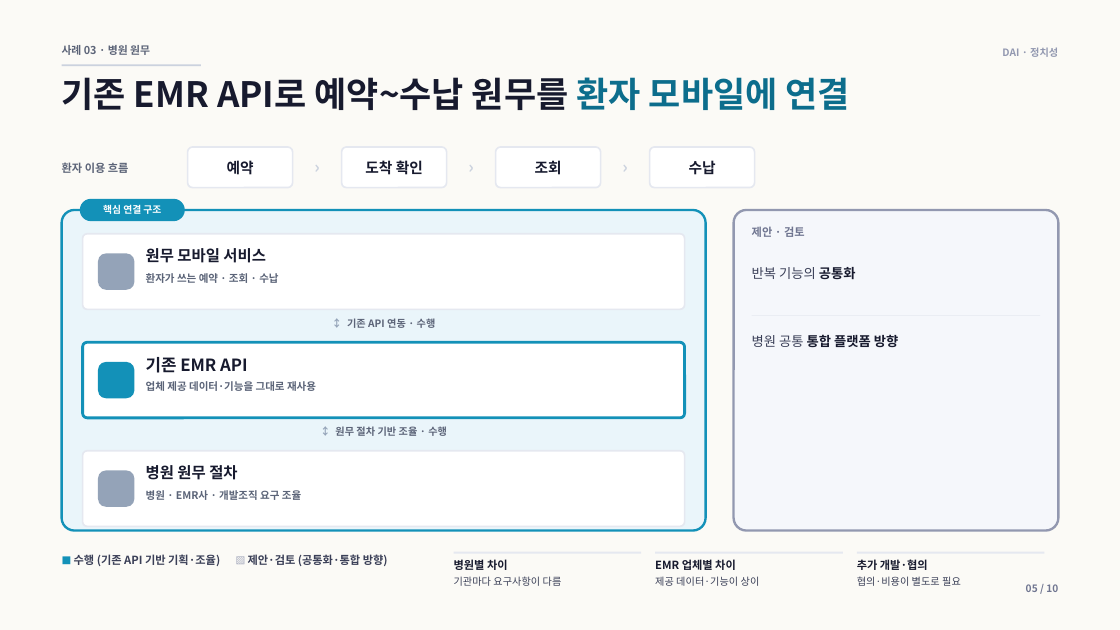
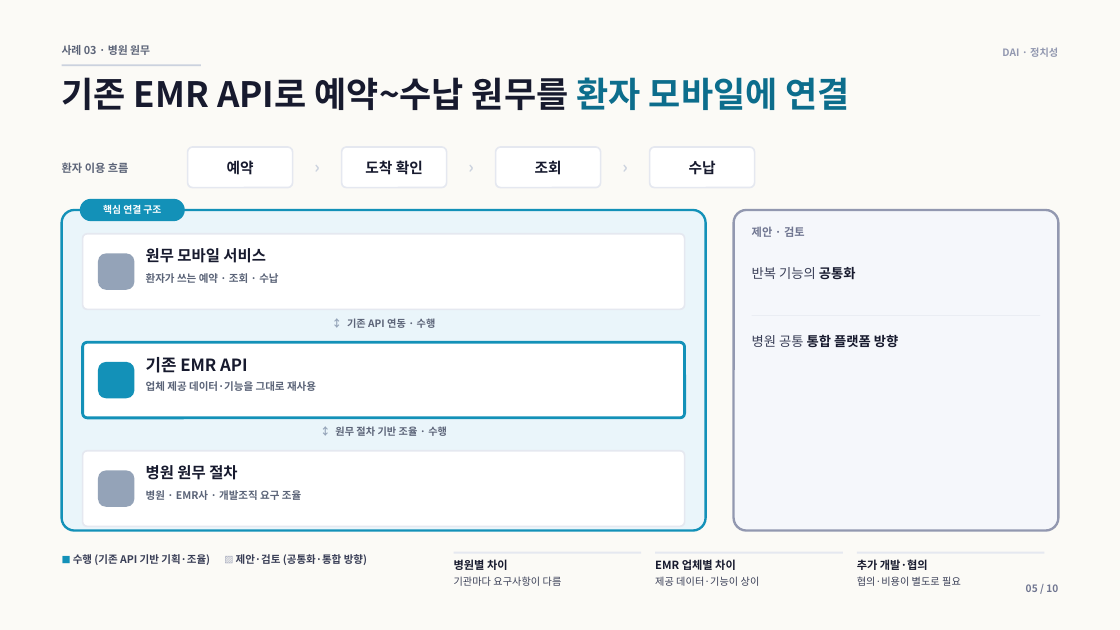
Before and after one commit to insightjung27/dai-healthcare-pt-deck-2, a slide deck: slide 5 of 정치성_DAI_AI헬스케어플랫폼팀장_면접PT_편집용.pptx. Drawn at 1120x630 pixels with LibreOffice and Linux fonts; fonts in the diff are those of the drawing. Boxes give left, top, right and bottom in pixels: in the first picture for what was removed or moved away, otherwise in the second. Text is boxed around its words. In the diff, an @@ line names an element or a change of style, - is before the commit and + after.

```diff
--- a/정치성_DAI_AI헬스케어플랫폼팀장_면접PT_편집용.pptx
+++ b/정치성_DAI_AI헬스케어플랫폼팀장_면접PT_편집용.pptx
@@ text "■ 수행 (기존 API 기반 ..." at (73,554,367,565): size 8.4 to 7.8 pt in "■ ▨"; size 9.6 to 9 pt @@
```
Also in this commit, not shown: 3 other slides changed.
